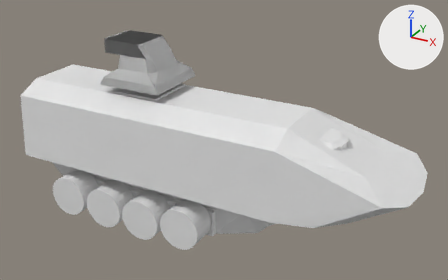
Two versions of the Blender file Character Creator for Video Games Design take1.blend, one commit apart.
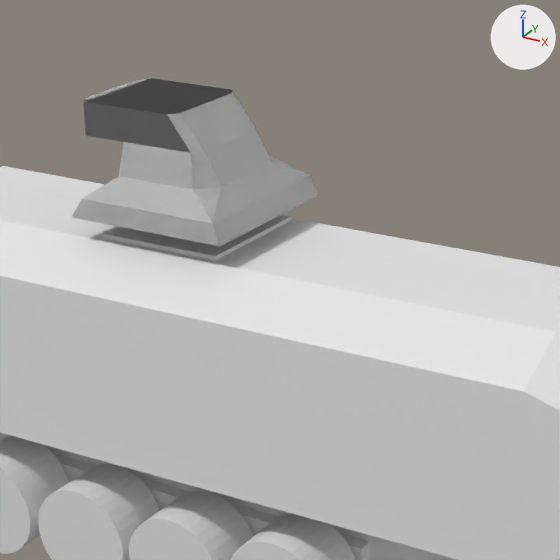
There are two pictures of each version: one whole from a 50 mm camera at (10.32, -14.17, 9.21) aimed at (2.44, 0.16, 2.05), one close up on the part from 16% to 65% of the width and 0% to 78% of the height. Arrows for +X, +Y and +Z are at upper right; the lights stay in place.
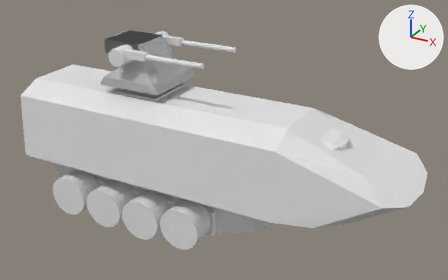
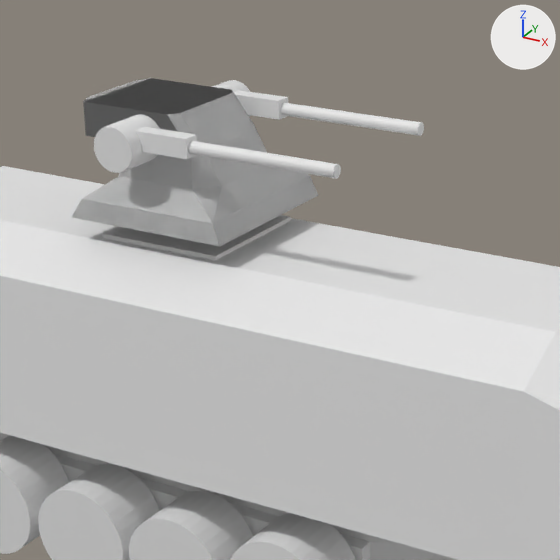
Commit message: More Turat Work

Boxes [x1, y1, x2, y2] around the edits, measured in the close-ups (560 x 560 px):
'Cylinder.013', added: after [188, 103, 424, 179]
'Gun Mount', added: after [94, 80, 251, 173]
'Cube', added: after [135, 90, 288, 159]

Edits to the bpy script that builds the scene:
```text
Add me_cylinder_020:
    me_cylinder_020.from_pydata(...)  # 66 vertices, 34 faces; spans x 0.0..0.5, y -0.5..0.5, z -1.0..1.0
Add me_cube_008:
    me_cube_008.from_pydata(...)  # a box spanning x -1.0..1.0, y 0.0..1.0, z -1.0..1.0
Add me_cylinder_019:
    me_cylinder_019.from_pydata(...)  # 256 vertices, 194 faces; spans x -0.48..0.48, y -0.48..0.48, z -1.0..1.0
    me_cylinder_019.polygons.foreach_set('use_smooth', [True] * 194)
Add ob_cylinder_013:
    ob_cylinder_013 = bpy.data.objects.new('Cylinder.013', me_cylinder_020)
    ob_cylinder_013.location = (1.41, 0.9, 4.51)
    ob_cylinder_013.rotation_euler = (0.0, 1.571, 0.0)  # degrees (0, 90, 0)
    ob_cylinder_013.scale = (0.146, 0.146, 0.979)
    _m = ob_cylinder_013.modifiers.new('Mirror', 'MIRROR')
    _m.use_axis = (False, True, True)
    _m.use_clip = True
    _m.mirror_object = ob_tuarrat_bace
Add ob_cube:
    ob_cube = bpy.data.objects.new('Cube', me_cube_008)
    ob_cube.location = (0.15, 1.0, 4.52)
    ob_cube.scale = (-0.47, -0.195, 0.109)
    _m = ob_cube.modifiers.new('Mirror', 'MIRROR')
    _m.use_axis = (False, True, False)
    _m.use_clip = True
    _m.mirror_object = ob_tuarrat_bace
Add ob_gun_mount:
    ob_gun_mount = bpy.data.objects.new('Gun Mount', me_cylinder_019)
    ob_gun_mount.location = (-0.21, 0.0, 4.44)
    ob_gun_mount.rotation_euler = (1.571, 0.0, 0.0)  # degrees (90, 0, 0)
    ob_gun_mount.scale = (0.531, 0.531, 1.17)
```
